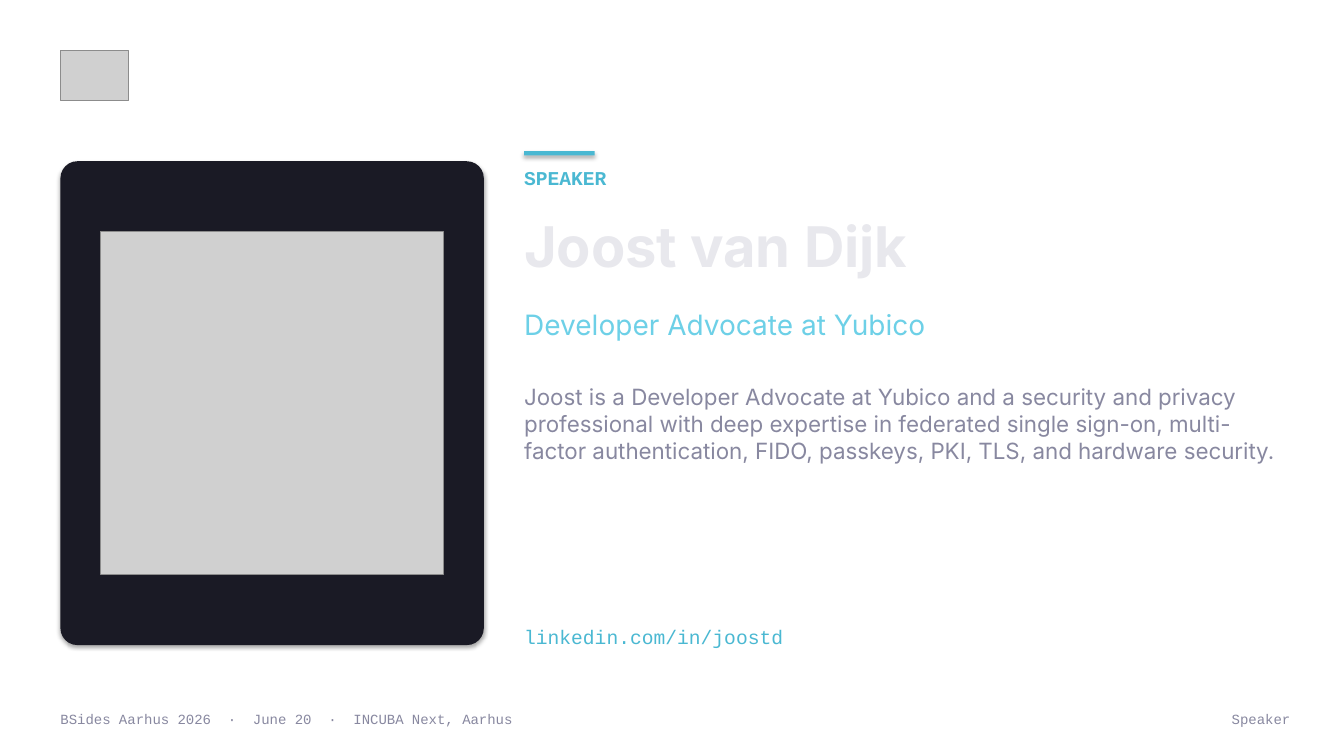
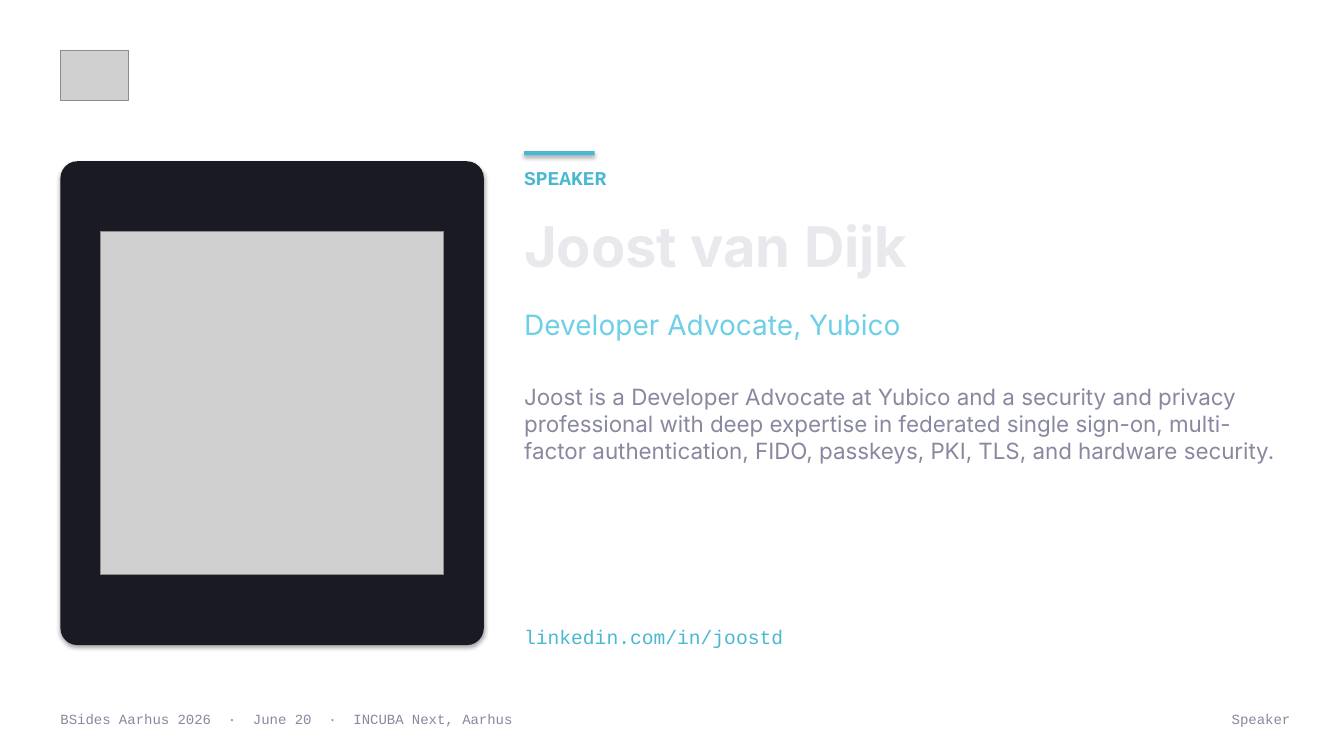
Before and after one commit to BSides-Aarhus/Website-2026, a slide deck: slide 14 of Plans/template-output/bsides-aarhus-2026-template.pptx. Drawn at 1344x756 pixels with LibreOffice and Linux fonts; fonts in the diff are those of the drawing; grey boxes stand for pictures; background and template pictures are left out. Boxes give left, top, right and bottom in pixels: in the first picture for what was removed or moved away, otherwise in the second. Text is boxed around its words. In the diff, an @@ line names an element or a change of style, - is before the commit and + after.

```diff
--- a/Plans/template-output/bsides-aarhus-2026-template.pptx
+++ b/Plans/template-output/bsides-aarhus-2026-template.pptx
@@ text at (x1=524, y1=314, x2=900, y2=341): text changed @@
-Developer Advocate at Yubico
+Developer Advocate, Yubico
```
Also in this commit, not shown: 8 other slides changed, 12 other files.
